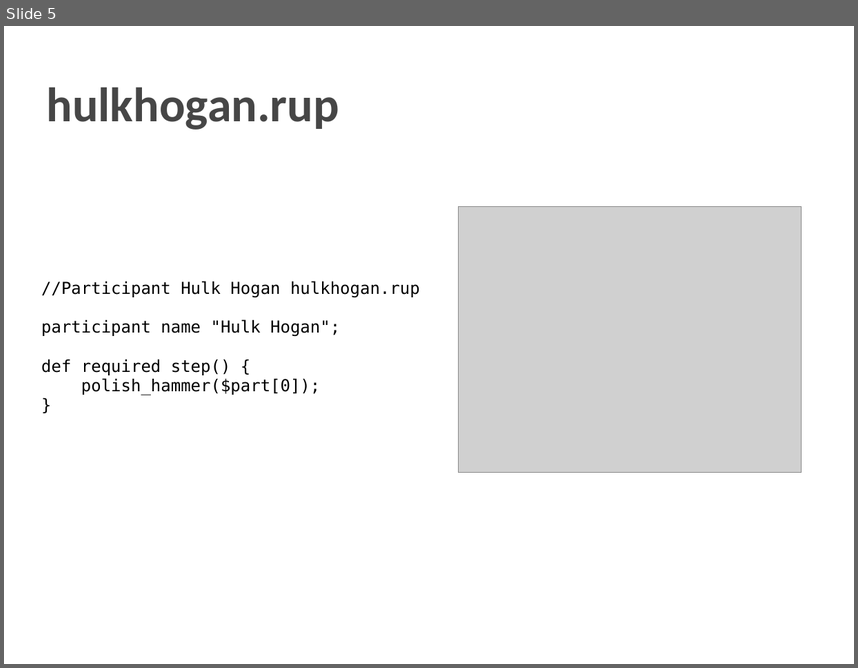
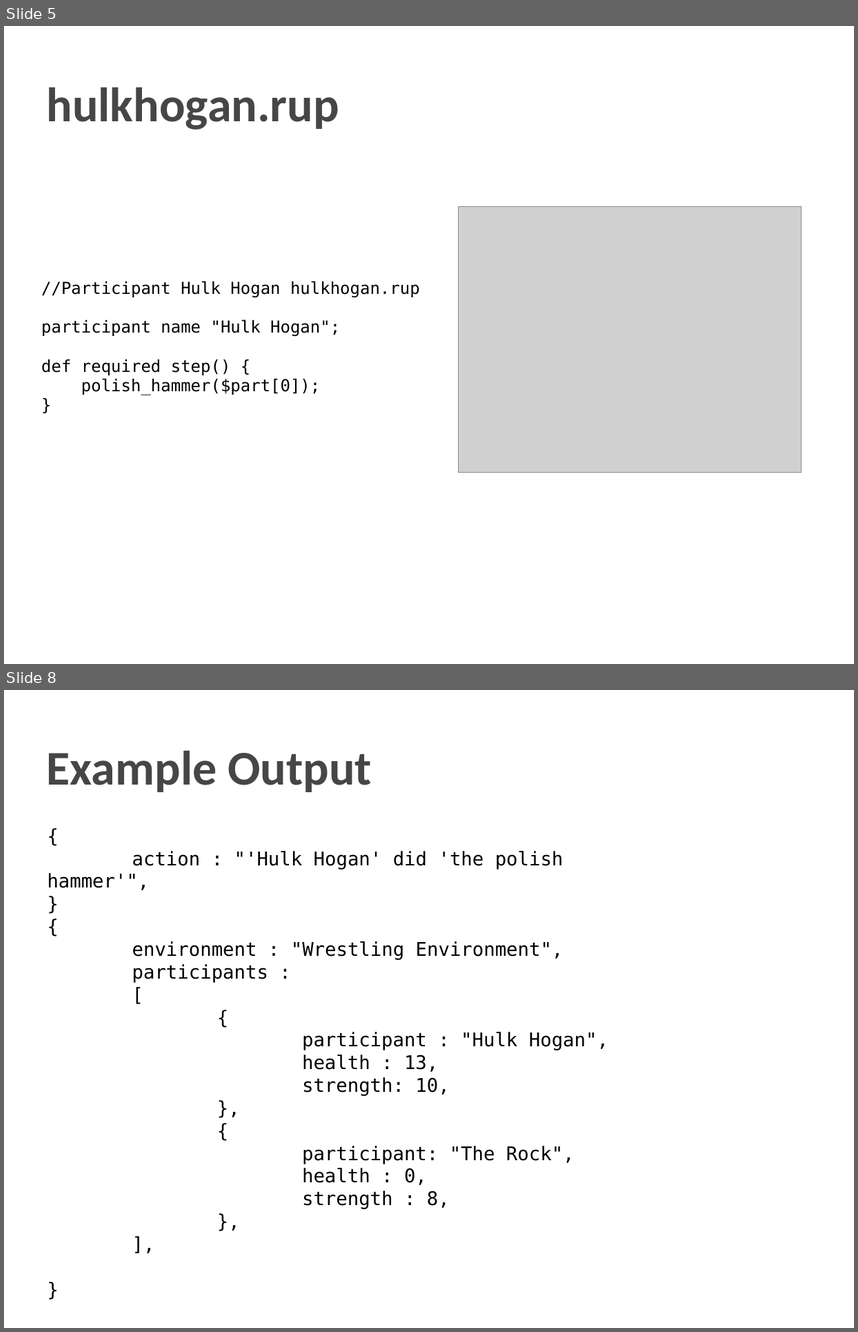
Before and after one commit to dcoli/plt4115, a slide deck: src/compiler/doc/rumble.odp. Shown one above the other, each under a label of ours: slide 5 before the commit, slides 5 and 8 after it; the slides between them are not shown. The pictures are 858x668 and 858x1332 pixels, drawn with LibreOffice and Linux fonts; fonts in the diff are those of the drawing; grey boxes stand for pictures. Boxes give left, top, right and bottom in pixels: in the first picture for what was removed or moved away, otherwise in the second. Text is boxed around its words. In the diff, an @@ line names an element or a change of style, - is before the commit and + after.

Commit message:
added example output and fixed example code

```diff
--- a/src/compiler/doc/rumble.odp
+++ b/src/compiler/doc/rumble.odp
@@ slide 8 added at (4,690,854,1328), background #FFFFFF @@
@@ title added at (47,751,372,792), 41 pt, text #464646, bold @@
+Example Output
@@ text added at (47,851,608,1209), 16 pt, text #000000 @@
+{
+action : "'Hulk Hogan' did 'the polish hammer'",
+}
+{
+environment : "Wrestling Environment",
+participants :
+[
+{
+participant : "Hulk Hogan",
+health : 13,
+strength: 10,
+},
+{
+participant: "The Rock",
+health : 0,
+strength : 8,
+},
+],
+}
```
Also in this commit, not shown: 4 slides changed, 1 slide removed, 1 other file.
